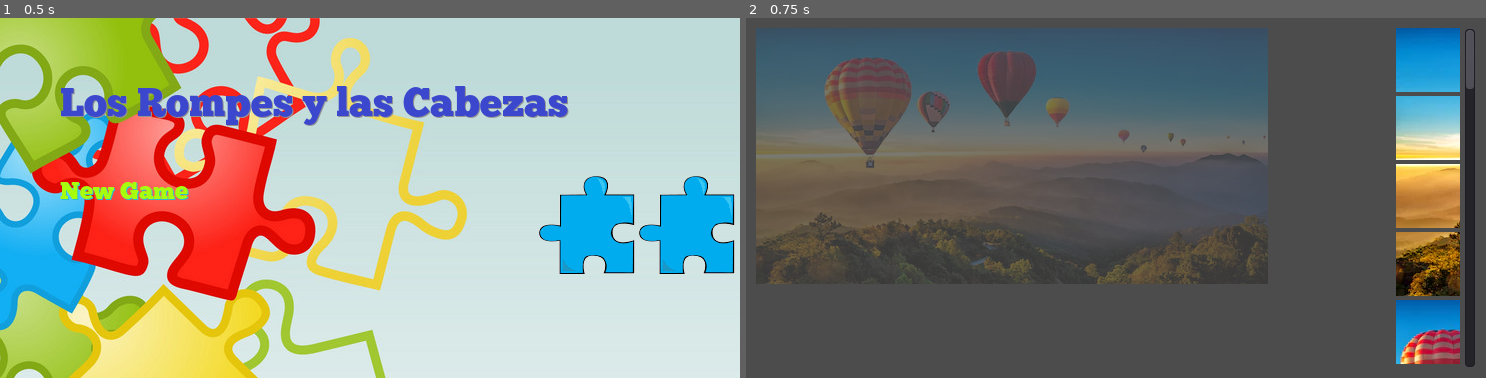
Above: before the commit, frames 1-2 (left to right).
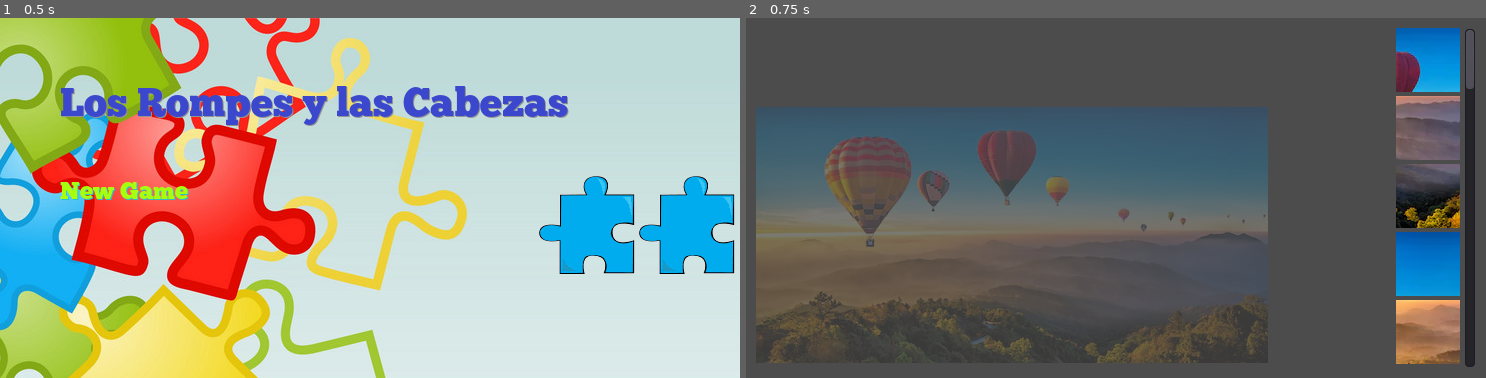
Above: after the commit, the same moments.

Repository: gianafrancisco/godot-rompecabezas
Game: Godot game, scene res://MainMenu.tscn
Two runs of this game, one before a commit and one after it. Both use one fixed random seed, a clock stepped at 60 frames per second and the inputs below. The engine's default icon, where the game draws it, is replaced by a stand-in: a white triangle on a blue panel in a dark square.
Inputs:
- Up to frame 1 (0.5 s): no input
- Up to frame 2 (0.75 s): click "New Game" at 0.5 s

Frame 1 is identical in both runs. In frame 2, 50% of the frame differs, in the area x 1-97%, y 2-97%.

Commit message:
code refactor

Diff:
--- /dev/null
+++ b/Data.gd
@@ -0,0 +1,17 @@
+var _num: int
+var _sprite: Sprite
+var _piece: bool
+
+func _init(_num: int, _sprite: Sprite):
+	self._num = _num
+	self._sprite = _sprite
+	self._piece = true
+
+func get_num():
+	return _num
+
+func get_sprite():
+	return _sprite
+
+func is_piece():
+	return _piece
--- a/Rompe.gd
+++ b/Game.gd
@@ -3,43 +3,47 @@
 var pieza
 var pieza2
 var image: Texture
+const SIZE=64
 
 func _ready():
 	image = preload("res://images/image1.png")
 	pieza = preload("res://Pieza.tscn")
-	pieza2 = preload("res://Pieza2.tscn")
-	$HBoxContainer/VBoxContainer/CenterContainer/Background.texture = image
-	$HBoxContainer/VBoxContainer/CenterContainer/Background.modulate = Color(1, 1, 1, 0.25)
-	$HBoxContainer/VBoxContainer/CenterContainer/Background.position = Vector2(image.get_width()/2, image.get_height()/2)
+	pieza2 = preload("res://PiezaOculta.tscn")
+	$HBoxContainer/VBoxContainer/Canvas/Background.texture = image
+	$HBoxContainer/VBoxContainer/Canvas/Background.modulate = Color(1, 1, 1, 0.25)
+	$HBoxContainer/VBoxContainer/Canvas/Background.position = Vector2(image.get_width()/2, image.get_height()/2)
 
 	var x=0
 	var y=0
 	var num = 0
+	var piezas = []
 	while(x<image.get_width()):
 		while(y<image.get_height()):
-			$HBoxContainer/Scroll/Piezas.add_child(create_child(pieza.instance(), image,x,y, num))
+			piezas.push_front(create_child(pieza.instance(), image,x,y, num))
 			var p2 = create_child(pieza2.instance(), image,x,y, num)
 			p2.get_node("Control").connect("fail", self, "_on_Pieza2_fail")
 			p2.get_node("Control").connect("good", self, "_on_Pieza2_good")
 			p2.rect_position = Vector2(x, y)
-			p2.get_node("Control").get_node("Image").hide()
-			$HBoxContainer/VBoxContainer/CenterContainer/Imagen.add_child(p2)
-			y = y + 64
+			$HBoxContainer/VBoxContainer/Canvas/Imagen.add_child(p2)
+			y = y + SIZE
 			num = num + 1
-		x = x + 64
+		x = x + SIZE
 		y = 0
+	randomize()
+	piezas.shuffle()
+	for p in piezas:
+		$HBoxContainer/Scroll/Piezas.add_child(p)
 
 func create_child(p, image, x, y, num):
 	p.get_node("Control").num = num
-	p.rect_position = Vector2(num * 64 + 5*num, 0)
-	p.get_node("Control").set_sprite(image, Rect2(x, y, 64, 64))
+	# p.rect_position = Vector2(num * SIZE + 5*num, 0)
+	p.get_node("Control").set_sprite(image, Rect2(x, y, SIZE, SIZE))
 	return p
 
 func _on_Pieza2_fail(num):
-	print(num)
+	pass
 
 func _on_Pieza2_good(num):
-	print(num)
 	for p in $HBoxContainer/Scroll/Piezas.get_children():
 		if p.get_node("Control").num == num:
 			$HBoxContainer/Scroll/Piezas.remove_child(p)
--- a/Rompe.tscn
+++ b/Game.tscn
@@ -1,6 +1,6 @@
 [gd_scene load_steps=2 format=2]
 
-[ext_resource path="res://Rompe.gd" type="Script" id=1]
+[ext_resource path="res://Game.gd" type="Script" id=1]
 
 [node name="Game" type="MarginContainer"]
 anchor_right = 1.0
@@ -28,18 +28,21 @@
 size_flags_horizontal = 3
 size_flags_vertical = 3
 
-[node name="CenterContainer" type="CenterContainer" parent="HBoxContainer/VBoxContainer"]
+[node name="HUD" type="CenterContainer" parent="HBoxContainer/VBoxContainer"]
+margin_right = 636.0
+margin_bottom = 75.0
+rect_min_size = Vector2( 0, 75 )
+
+[node name="Canvas" type="CenterContainer" parent="HBoxContainer/VBoxContainer"]
+margin_top = 79.0
 margin_right = 636.0
 margin_bottom = 340.0
 size_flags_horizontal = 3
 size_flags_vertical = 3
 
-[node name="Background" type="Sprite" parent="HBoxContainer/VBoxContainer/CenterContainer"]
+[node name="Background" type="Sprite" parent="HBoxContainer/VBoxContainer/Canvas"]
 
-[node name="Imagen" type="Node2D" parent="HBoxContainer/VBoxContainer/CenterContainer"]
-
-[node name="Piezas1" type="Node2D" parent="HBoxContainer/VBoxContainer/CenterContainer"]
-position = Vector2( 0, 290 )
+[node name="Imagen" type="Node2D" parent="HBoxContainer/VBoxContainer/Canvas"]
 
 [node name="Scroll" type="ScrollContainer" parent="HBoxContainer"]
 margin_left = 640.0
--- a/MainMenu.gd
+++ b/MainMenu.gd
@@ -1,12 +1,5 @@
 extends MarginContainer
 
-
-# Declare member variables here. Examples:
-# var a = 2
-# var b = "text"
-
-
-# Called when the node enters the scene tree for the first time.
 func _ready():
 	for button in $Menu/VBoxContainer/HBoxContainer/VBoxContainer.get_children():
 		button.connect("pressed", self, "_on_Button_pressed", [button.scene_to_load])
--- a/MainMenu.tscn
+++ b/MainMenu.tscn
@@ -64,7 +64,7 @@
 size_flags_vertical = 3
 
 [node name="NewGame" parent="Menu/VBoxContainer/HBoxContainer/VBoxContainer" instance=ExtResource( 6 )]
-scene_to_load = "res://Rompe.tscn"
+scene_to_load = "res://Game.tscn"
 
 [node name="CenterContainer" type="CenterContainer" parent="Menu/VBoxContainer/HBoxContainer"]
 margin_left = 275.0
--- a/Pieza.gd
+++ b/Pieza.gd
@@ -3,6 +3,7 @@
 export var num = 0
 
 var used = false
+var Data
 
 signal good(num)
 signal fail(num)
@@ -13,22 +14,21 @@
 	$Image.region_rect = rect
 
 func can_drop_data(position, data):
-	return typeof(data) == TYPE_DICTIONARY and data.has("num") and data.has("sprite") and used == false
+	return data.is_piece() and used == false
 
 func drop_data(position, data):
-	if int(data["num"]) == num and used == false:
-		$Image.show()
+	if data.get_num() == num and used == false:
+		self.add_child(data.get_sprite().duplicate())
 		used = true
 		emit_signal("good", num)
 	else:
 		emit_signal("fail", num)
 
 func get_drag_data(position: Vector2):
-	var data = {}
-	data["num"] = num
-	data["sprite"] = $Image
+	var data = Data.new(num, $Image)
 	set_drag_preview(self.duplicate())
 	return data
 
 func _ready():
+	Data = load("res://Data.gd")
 	pass # Replace with function body.
--- a/Pieza2.gd
+++ b/PiezaOculta.gd
@@ -1,7 +1,9 @@
 extends "res://Pieza.gd"
 
+func set_sprite(texture: Texture, rect: Rect2):
+	pass
 func get_drag_data(position: Vector2):
 	pass
 
 func _ready():
-	$Image.hide()
+	pass
--- a/Pieza2.tscn
+++ b/PiezaOculta.tscn
@@ -1,7 +1,6 @@
-[gd_scene load_steps=3 format=2]
+[gd_scene load_steps=2 format=2]
 
-[ext_resource path="res://Pieza2.gd" type="Script" id=1]
-[ext_resource path="res://icon.png" type="Texture" id=3]
+[ext_resource path="res://PiezaOculta.gd" type="Script" id=1]
 
 [node name="Control" type="Control"]
 margin_right = 64.0
@@ -16,7 +15,6 @@
 margin_right = 64.0
 margin_bottom = 64.0
 script = ExtResource( 1 )
-
-[node name="Image" type="Sprite" parent="Control"]
-texture = ExtResource( 3 )
-offset = Vector2( 32, 32 )
+__meta__ = {
+"_edit_use_anchors_": false
+}
--- a/project.godot
+++ b/project.godot
@@ -15,7 +15,7 @@
 
 [application]
 
-config/name="Draganddrop"
+config/name="Rompecabezas"
 run/main_scene="res://MainMenu.tscn"
 config/icon="res://icon.png"
 
